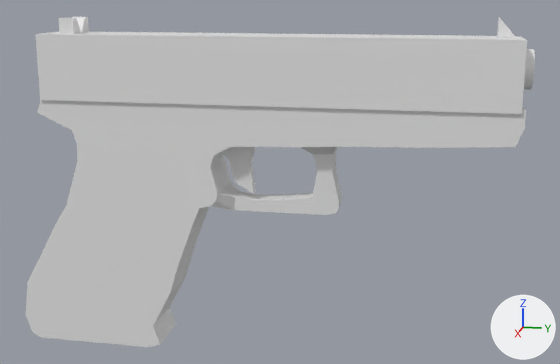
An edit to the Blender file Assets/modles/oHHHH NOOHHH NOOOO2142121314213.blend, drawn before and after from the same camera.
One viewpoint serves both versions: a camera (50 mm lens) standing at (7.97, 3.61, 2.97) and looking at (-0.06, 2.0, 0.96). Lighting does not change. The marker at lower right points along +X, +Y and +Z.
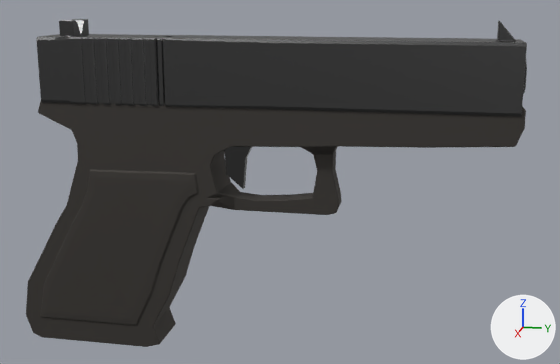
Edits to the scene script, one JSON object a line:
```json
{"op": "set", "path": "mat_material.base_color", "old": "(0.8, 0.8, 0.8)", "new": "(0.111, 0.102, 0.0936)", "note": "white #e7e7e7 -> dark grey #5e5a56"}
{"op": "set", "path": "mat_material.metallic", "old": "0.0", "new": "1.0"}
{"op": "add", "block": "mat_material_001", "code": ["mat_material_001 = principled_material('Material.001')", "mat_material_001.base_color = (0.0122, 0.0116, 0.0114)  # black #1d1c1c"]}
{"op": "add", "block": "mat_material_002", "code": ["mat_material_002 = principled_material('Material.002')", "mat_material_002.base_color = (0.0985, 0.0985, 0.0985)  # dark grey #585858", "mat_material_002.metallic = 1.0", "mat_material_002.roughness = 0.382", "mat_material_002.specular_ior_level = 0.563"]}
{"op": "add", "block": "mat_material_003", "code": ["mat_material_003 = principled_material('Material.003')", "mat_material_003.base_color = (0.0871, 0.0871, 0.0871)  # dark grey #535353", "mat_material_003.metallic = 1.0", "mat_material_003.roughness = 0.0"]}
{"block": "me_cube_001", "where": "me_cube_001.from_pydata(...)  # 12 vertices, 10 faces; spans x 0.0..0.094, y -0.362..0.18, z -0.206..0.423"}
{"op": "add", "block": "me_cube_001", "code": "me_cube_001.materials.append(mat_material_003)  # dark grey #535353"}
{"block": "me_cube_003", "where": "# used by ob_cube_002; location = (0.0, 0.41, 2.835)"}
{"op": "remove", "block": "me_cube_003", "code": "me_cube_003.from_pydata(...)  # 34 vertices, 27 faces; spans x 0.0..0.31, y -0.96..4.02, z -1.0..-0.11"}
{"op": "add", "block": "me_cube_003", "code": "me_cube_003.from_pydata(...)  # 1264 vertices, 1204 faces; spans x -0.09..0.31, y -0.96..4.02, z -1.0..-0.11"}
{"block": "me_cube_003", "change": "me_cube_003 part 1: 1230 vertices added at x -0.09..0.31, y -0.96..4.02, z -1.0..-0.11"}
{"op": "add", "block": "me_cube_003", "code": "me_cube_003.materials.append(mat_material_002)  # dark grey #585858"}
{"block": "me_cylinder", "where": "me_cylinder.from_pydata(...)  # 96 vertices, 34 faces; spans x -1.0..1.0, y 10.42..12.42, z -1.79..9.39"}
{"op": "add", "block": "me_cylinder", "code": "me_cylinder.materials.append(mat_material_001)  # black #1d1c1c"}
{"op": "set", "path": "ob_cube_001.location", "old": "(0.0, 1.617, 1.1)", "new": "(-0.049, 1.537, 1.15)"}
{"op": "set", "path": "ob_cube_001.rotation_euler", "old": "(-0.238, 0.0, 0.0)", "new": "(-0.419, 0.0, 0.0)", "note": "degrees (-14, 0, 0) -> degrees (-24, 0, 0)"}
{"op": "set", "path": "ob_cube_002.location", "old": "(0.0, 0.41, 2.835)", "new": "(0.0, 0.41, 2.808)"}
{"op": "add", "block": "ob_cube_002", "code": "_m = ob_cube_002.modifiers.new('Bevel', 'BEVEL')"}
{"op": "add", "block": "ob_cube_002", "code": "_m.width = 18.38"}
{"op": "add", "block": "ob_cube_002", "code": "_m.width_pct = 18.38"}
{"op": "add", "block": "ob_cube_002", "code": "_m.angle_limit = 0.271"}
{"op": "add", "block": "ob_cube_002", "code": "_m.offset_type = 'PERCENT'"}
{"op": "set", "path": "ob_cylinder.location", "old": "(0.0, 4.174, 0.0)", "new": "(0.0, 4.174, -0.06)"}
{"op": "set", "path": "ob_cylinder.rotation_euler", "old": "(1.571, 0.0, 0.0)", "new": "(1.6, 0.0, 0.0)", "note": "degrees (90, 0, 0) -> degrees (92, 0, 0)"}
```

Where the change shows, as pixel boxes (x1, y1, x2, y2) in the pictures (560 x 364 px):
```json
{"object": "Cube", "change": "recoloured, surface changed", "before": [26, 100, 526, 347], "after": [26, 100, 526, 347], "on screen": "grey to black"}
{"object": "Cube.002", "change": "reshaped, moved, modifiers changed", "before": [35, 17, 527, 114], "after": [36, 19, 527, 117]}
{"object": "Cube.001", "change": "recoloured, moved, turned", "before": [221, 147, 256, 194], "after": [223, 147, 252, 189]}
{"object": "Cylinder", "change": "recoloured, moved, turned", "before": [524, 49, 535, 90], "after": [523, 63, 527, 94]}
{"part": 1, "of": "me_cube_003", "change": "added", "after": [36, 19, 527, 117], "on screen": "black"}
```
